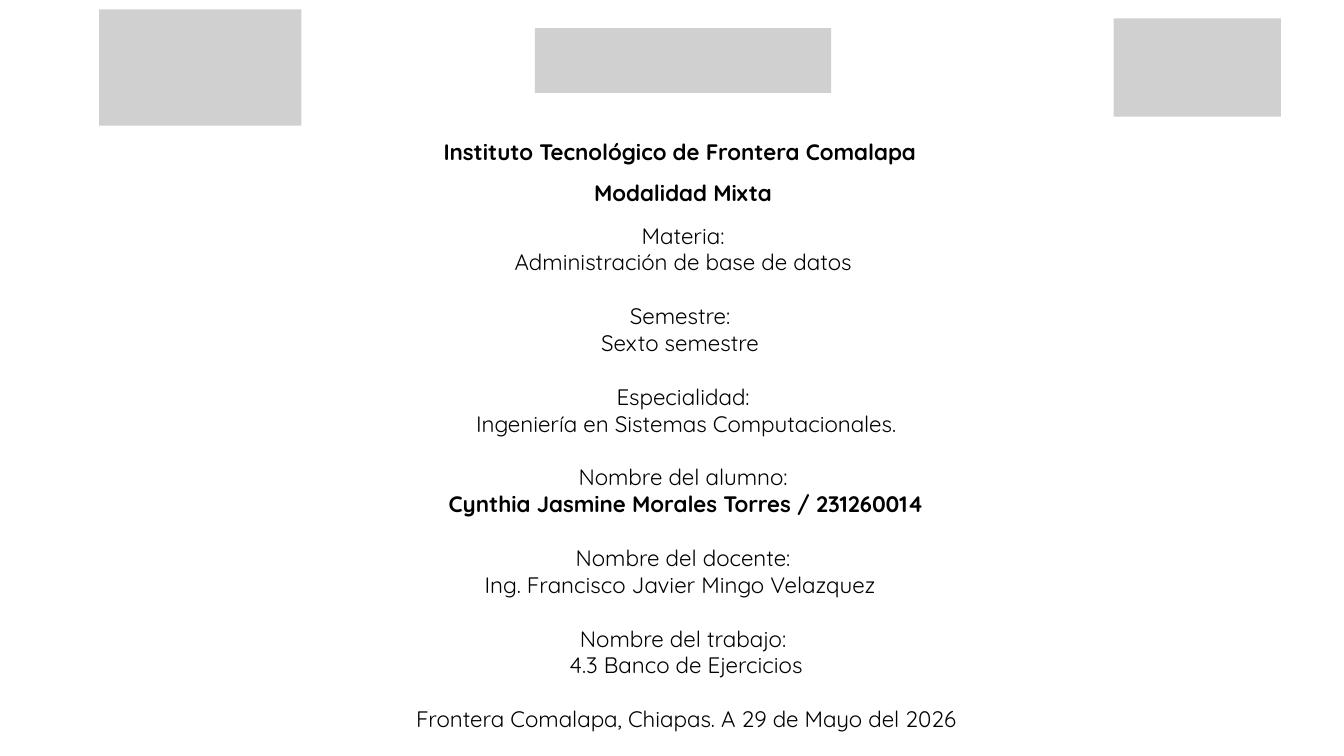
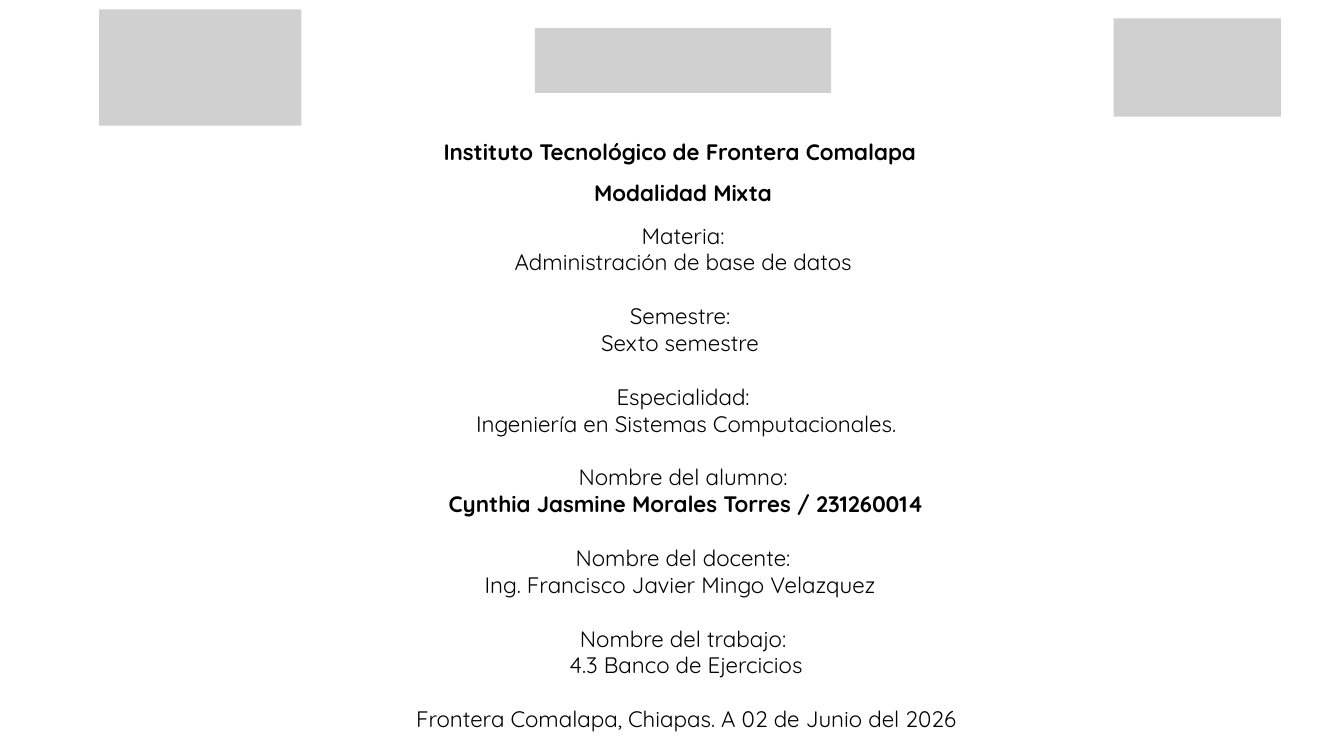
Before and after one commit to Cynthia21Morales/ABD_CynthiaJasmineMT, a slide deck: slide 1 of Unidad 4/Actividad 4.3 Banco de Ejercicios_CynthiaMorales_6ISCM.pptx. Drawn at 1344x756 pixels with LibreOffice and Linux fonts; fonts in the diff are those of the drawing; grey boxes stand for pictures. Boxes give left, top, right and bottom in pixels: in the first picture for what was removed or moved away, otherwise in the second. Text is boxed around its words. In the diff, an @@ line names an element or a change of style, - is before the commit and + after.

```diff
--- a/Unidad 4/Actividad 4.3 Banco de Ejercicios_CynthiaMorales_6ISCM.pptx
+++ b/Unidad 4/Actividad 4.3 Banco de Ejercicios_CynthiaMorales_6ISCM.pptx
@@ text at box(416, 710, 956, 732): text changed @@
-Frontera Comalapa, Chiapas. A 29 de Mayo del 2026
+Frontera Comalapa, Chiapas. A 02 de Junio del 2026
```
Also in this commit, not shown: 1 other file.
